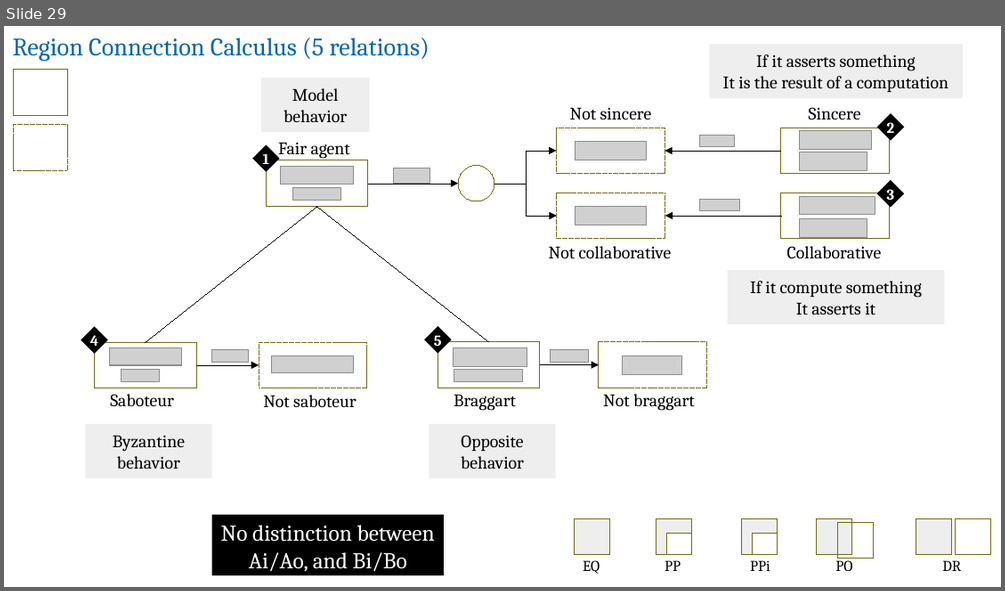
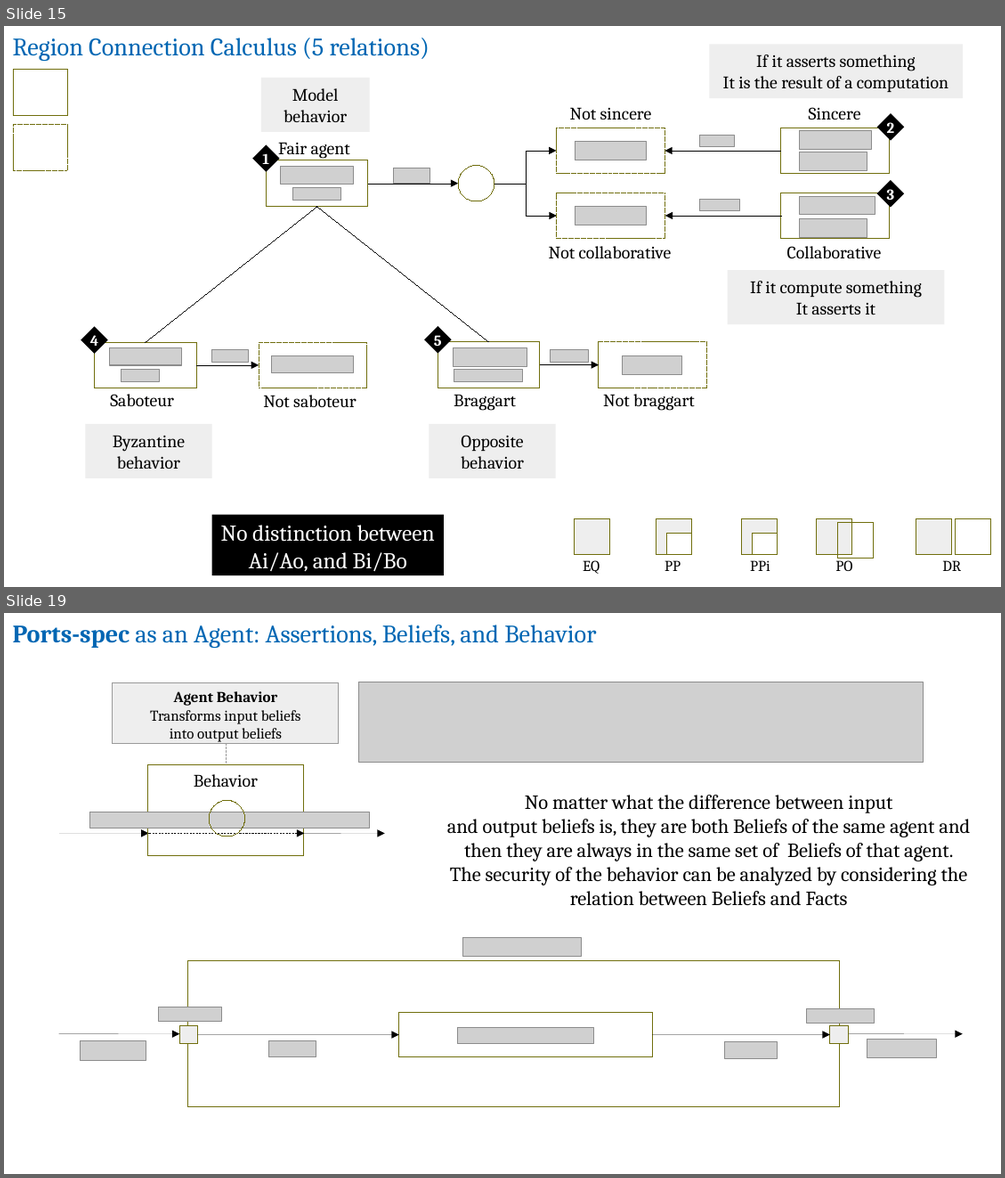
Before and after one commit to v-research/cybersecurity, a slide deck: images/v-research_tool-abf.odp. Shown one above the other, each under a label of ours: slide 29 before the commit, slides 15 and 19 after it; the slides between them are not shown. The pictures are 1005x591 and 1005x1178 pixels, drawn with LibreOffice and Linux fonts; fonts in the diff are those of the drawing; grey boxes stand for pictures; background and template pictures are left out. Boxes give left, top, right and bottom in pixels: in the first picture for what was removed or moved away, otherwise in the second. Text is boxed around its words. In the diff, an @@ line names an element or a change of style, - is before the commit and + after.

```diff
--- a/images/v-research_tool-abf.odp
+++ b/images/v-research_tool-abf.odp
@@ slide 19 added at (4, 613, 1001, 1174), background #FFFFFF @@
@@ text added at (13, 625, 596, 649), 20 pt, text #0066B3 @@
+Ports-spec as an Agent: Assertions, Beliefs, and Behavior
@@ rectangle added at (113, 683, 339, 743), fill #EEEEEE, outline #999999 0 pt, 12 pt, text #000000 @@
+Agent Behavior
+Transforms input beliefs
+into output beliefs
@@ picture added at (358, 682, 923, 763) @@
@@ line added from (226, 743) to (226, 765), #999999 0 pt @@
@@ rectangle added at (148, 765, 304, 856), fill #FFFFFF, outline #706E0C 0 pt, 14 pt, text #000000 @@
+Behavior
@@ text added at (447, 795, 970, 906), 16 pt, text #000000 @@
+No matter what the difference between input
+and output beliefs is, they are both Beliefs of the same agent and then they are always in the same set of Beliefs of that agent. The security of the behavior can be analyzed by considering the relation between Beliefs and Facts
@@ picture added at (90, 812, 371, 828) @@
@@ ellipse added at (209, 800, 244, 836), outline #706E0C 0 pt @@
@@ arrow added from (59, 834) to (149, 834), #000000 0 pt @@
@@ arrow added from (148, 834) to (304, 834), #000000 0 pt @@
@@ arrow added from (304, 834) to (385, 834), #000000 0 pt @@
@@ picture added at (462, 938, 582, 957) @@
@@ rectangle added at (188, 960, 841, 1107), fill #FFFFFF at 79% opacity, outline #706E0C 0 pt @@
@@ picture added at (158, 1006, 222, 1021) @@
@@ rectangle added at (399, 1012, 653, 1057), fill #FFFFFF, outline #706E0C 0 pt @@
@@ picture added at (808, 1008, 875, 1022) @@
@@ arrow added from (59, 1034) to (179, 1034), #000000 0 pt @@
@@ rectangle added at (179, 1025, 197, 1044), fill #EEEEEE, outline #706E0C 0 pt @@
@@ arrow added from (197, 1035) to (399, 1035), #000000 0 pt @@
@@ picture added at (457, 1027, 594, 1044) @@
@@ arrow added from (653, 1035) to (830, 1035), #000000 0 pt @@
@@ rectangle added at (830, 1025, 848, 1044), fill #EEEEEE, outline #706E0C 0 pt @@
@@ arrow added from (847, 1034) to (963, 1034), #000000 0 pt @@
@@ picture added at (867, 1039, 937, 1058) @@
@@ picture added at (80, 1041, 146, 1060) @@
@@ picture added at (269, 1042, 316, 1057) @@
@@ picture added at (725, 1042, 777, 1059) @@
@@ what was slide 29 is now slide 15 @@
```
Also in this commit, not shown: 25 slides changed, 11 other slides added, 15 slides removed.
